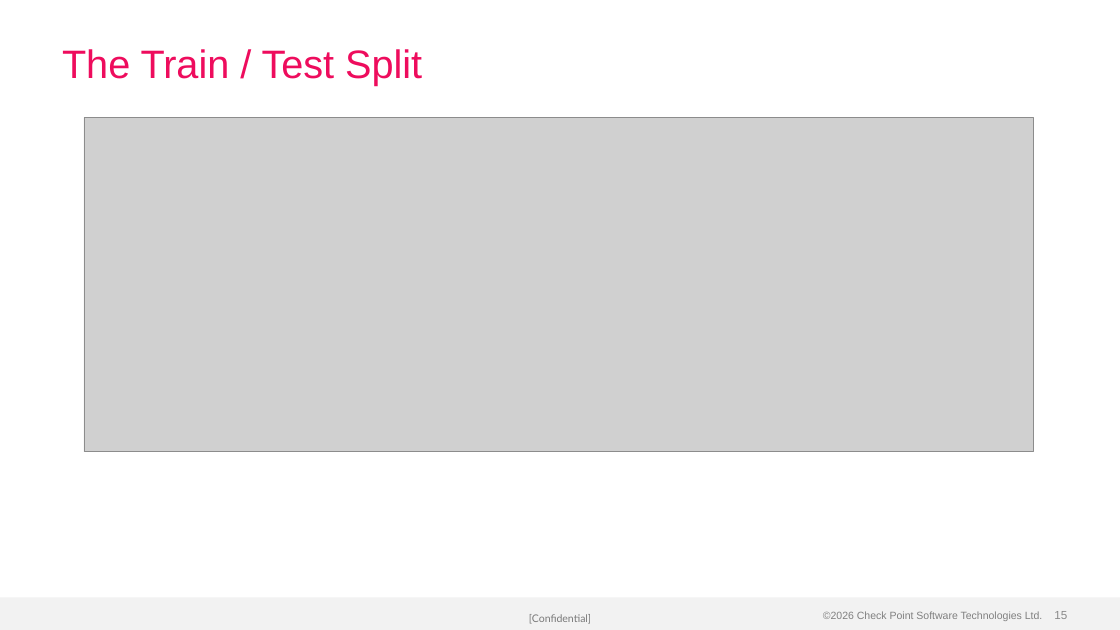
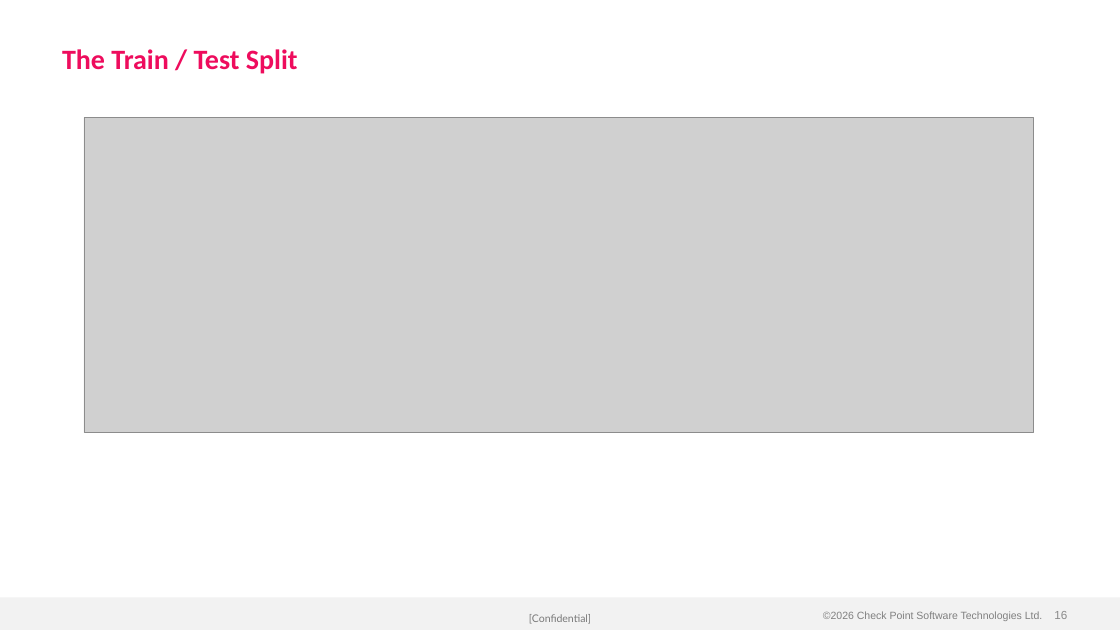
Before and after one commit to alshawwaf/ai-basic-training, a slide deck: slide 16 of stage1_classic_ml/01_what_is_ml/Lecture-1-What-is-ML.pptx (slide 15 before the commit). Drawn at 1120x630 pixels with LibreOffice and Linux fonts; fonts in the diff are those of the drawing; grey boxes stand for pictures; background and template pictures are left out. Boxes give left, top, right and bottom in pixels: in the first picture for what was removed or moved away, otherwise in the second. Text is boxed around its words. In the diff, an @@ line names an element or a change of style, - is before the commit and + after.

Commit message:
Apply Calibri font and bold headers to all 17 lectures; improve Lecture 1
- All lectures: switched every text run to Calibri, made slide titles bold
- Lecture 1: rebuilt with 29 slides (was 28), 14 images (was 13)
  - Added new Real-World Example slide (phishing URL detection pipeline)
  - Improved vocabulary slide with bold term/definition formatting
  - Better bullet hierarchy with colour-coded categories
  - All matplotlib charts regenerated with Calibri labels

```diff
--- a/stage1_classic_ml/01_what_is_ml/Lecture-1-What-is-ML.pptx
+++ b/stage1_classic_ml/01_what_is_ml/Lecture-1-What-is-ML.pptx
@@ title "The Train / Test Split" at (62, 49, 298, 74): size 34 to 24 pt, font Arial to Calibri, bold on @@
@@ picture: place and size @@
-picture at (84, 118, 1033, 452)
+picture at (84, 118, 1033, 433)
```
Also in this commit, not shown: 27 other slides changed, 1 slide added, 16 other files.
